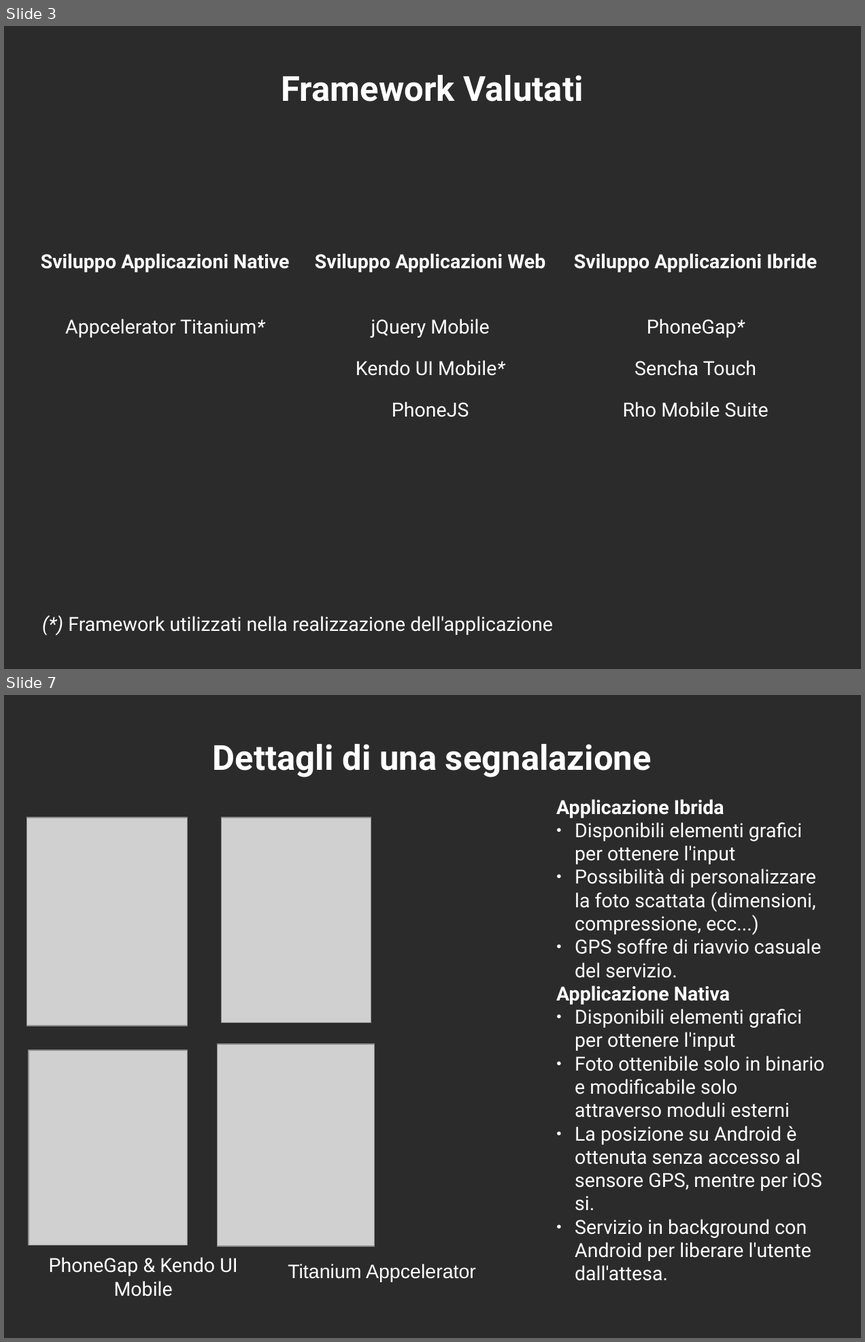
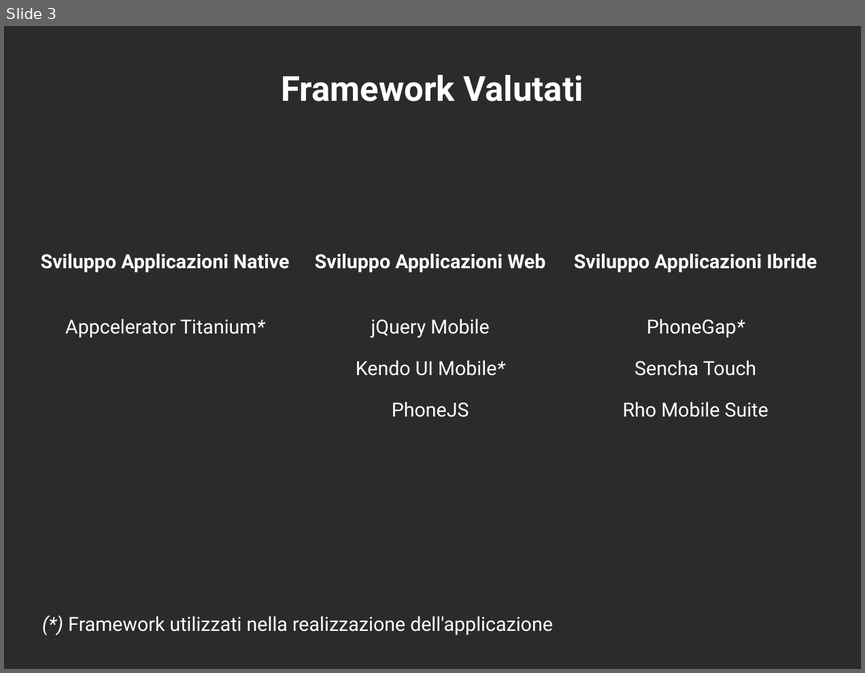
Before and after one commit to mircobe87/tesi-crossplatform, a slide deck: presentazione/presentazione.odp. Shown one above the other, each under a label of ours: slides 3 and 7 before the commit, slide 3 after it; the slides between them are not shown. The pictures are 865x1342 and 865x673 pixels, drawn with LibreOffice and Linux fonts; fonts in the diff are those of the drawing; grey boxes stand for pictures; background and template pictures are left out; a plain dark background stands for a picture behind light text. Boxes give left, top, right and bottom in pixels: in the first picture for what was removed or moved away, otherwise in the second. Text is boxed around its words. In the diff, an @@ line names an element or a change of style, - is before the commit and + after.

```diff
--- a/presentazione/presentazione.odp
+++ b/presentazione/presentazione.odp
@@ slide 7 removed at (4, 695, 861, 1338), background picture (left out) @@
@@ title removed at (213, 744, 651, 777) @@
-Dettagli di una segnalazione
@@ text removed at (556, 799, 824, 1280) @@
-Applicazione Ibrida
-● Disponibili elementi grafici per ottenere l'input
-● Possibilità di personalizzare la foto scattata (dimensioni, compressione, ecc...)
-● GPS soffre di riavvio casuale del servizio.
-Applicazione Nativa
-● Disponibili elementi grafici per ottenere l'input
-● Foto ottenibile solo in binario e modificabile solo attraverso moduli esterni
-● La posizione su Android è ottenuta senza accesso al sensore GPS, mentre per iOS si.
-● Servizio in background con Android per liberare l'utente dall'attesa.
@@ picture removed at (27, 817, 188, 1025) @@
@@ picture removed at (222, 817, 372, 1022) @@
@@ picture removed at (28, 1051, 188, 1246) @@
@@ picture removed at (217, 1044, 374, 1246) @@
@@ text removed at (49, 1257, 237, 1296) @@
-PhoneGap & Kendo UI Mobile
@@ text removed at (288, 1263, 476, 1282) @@
-Titanium Appcelerator
```
Also in this commit, not shown: 3 slides changed, 2 slides added.
